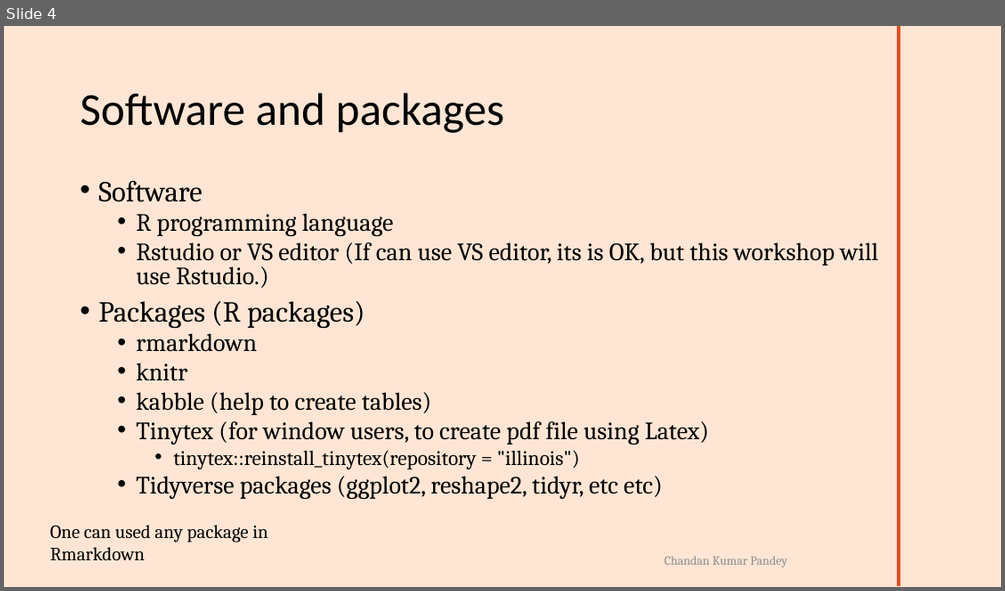
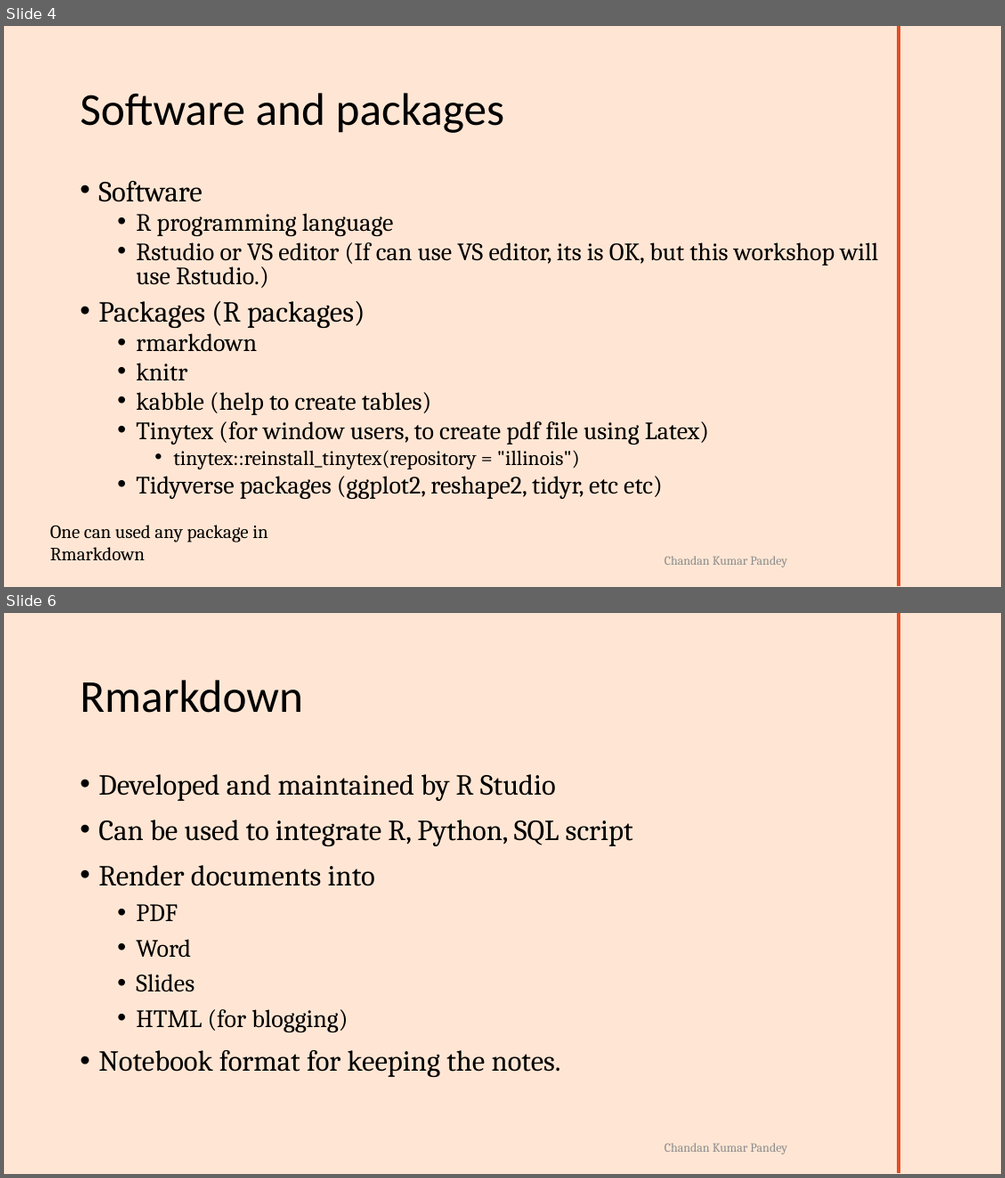
Before and after one commit to ckp1990/Rmark-SCCS-BLR-2023, a slide deck: SCCS-2023-Rmarkdown-workshop.pptx. Shown one above the other, each under a label of ours: slide 4 before the commit, slides 4 and 6 after it; the slides between them are not shown. The pictures are 1005x591 and 1005x1178 pixels, drawn with LibreOffice and Linux fonts; fonts in the diff are those of the drawing; background and template pictures are left out. Boxes give left, top, right and bottom in pixels: in the first picture for what was removed or moved away, otherwise in the second. Text is boxed around its words. In the diff, an @@ line names an element or a change of style, - is before the commit and + after.

```diff
--- a/SCCS-2023-Rmarkdown-workshop.pptx
+++ b/SCCS-2023-Rmarkdown-workshop.pptx
@@ slide 6 added at (x1=4, y1=613, x2=1001, y2=1174), background #FFE6D4; not listed: 2 template elements that a slide beside it also shows @@
@@ title added at (x1=80, y1=680, x2=303, y2=713), 44 pt, text #000000 @@
+Rmarkdown
@@ text added at (x1=98, y1=774, x2=633, y2=1077), 28 pt, text #000000 @@
+• Developed and maintained by R Studio
+• Can be used to integrate R, Python, SQL script
+• Render documents into
+  • PDF
+  • Word
+  • Slides
+  • HTML (for blogging)
+• Notebook format for keeping the notes.
```
Also in this commit, not shown: 2 slides changed, 1 other slide added, 2 other files.
